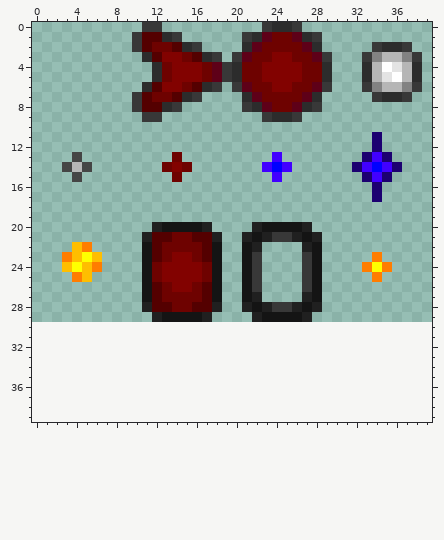
Pixel-art sprite -- img/fx.png. The picture above is the old version.
The file is 40x30 pixels. The old version is drawn lined up with the new one, on the new canvas.
The same view after the edit:
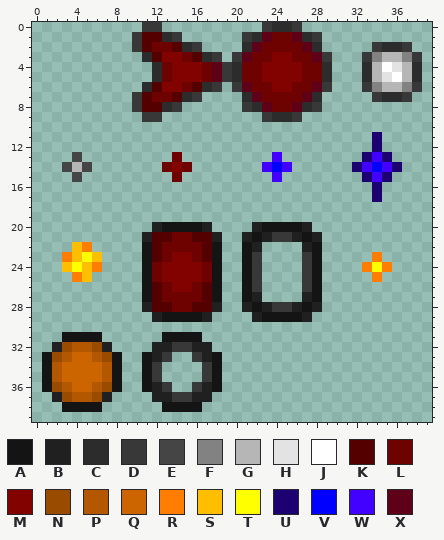
Palette (. is transparent): A #141414  B #202020  C #2c2c2c  D #383838  E #454545  F #828282  G #b6b6b6  H #e3e3e3  J #ffffff  K #540000  L #6e0200  M #820200  N #994b00  P #b35800  Q #cc6400  R #ff7d00  S #ffbe00  T #ffff00  U #1c0071  V #0000ff  W #4100ff  X #5e0018
Diff:
canvas 40x30 -> 40x40
y 31: x 3..6 .... -> AAAA; x 13..16 .... -> AAAA
y 32: x 2..7 ...... -> BNPPNB; x 12..17 ...... -> BBDDBB
y 33: x 1..8 ........ -> ANPQQPNA; x 11..13 ... -> ABD; x 16..18 ... -> DBA
y 34..35: x 1..8 ........ -> APQQQQPA; x 11..12 .. -> AD; x 17..18 .. -> DA
y 36: x 1..8 ........ -> ANPQQPNA; x 11..13 ... -> ABD; x 16..18 ... -> DBA
y 37: x 2..7 ...... -> BNPPNB; x 12..17 ...... -> BBDDBB
y 38: x 3..6 .... -> AAAA; x 13..16 .... -> AAAA
